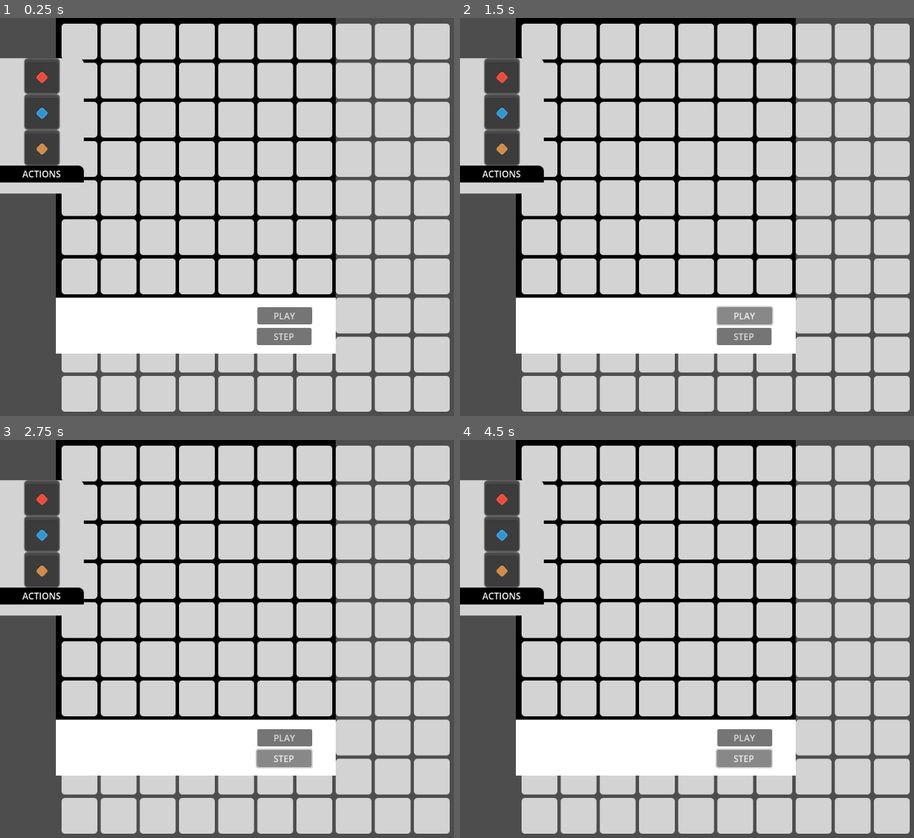
Above: before the commit, frames 1-4 (two rows, left to right).
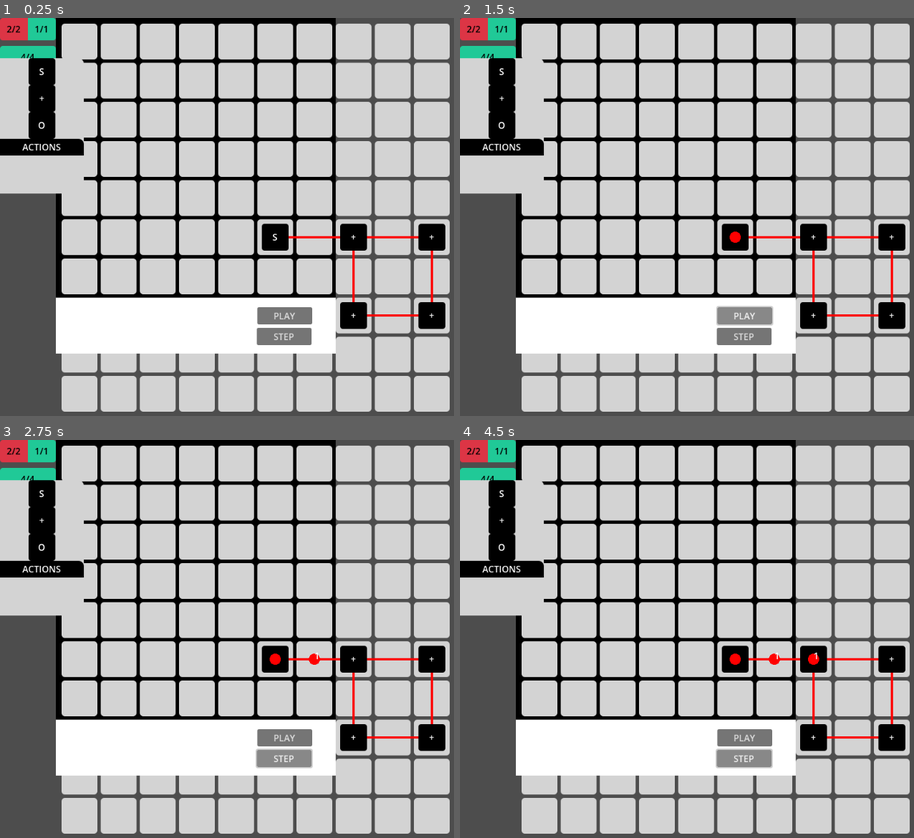
Above: after the commit, the same moments.

Repository: ricoapon/planet-cell
Game: Godot game, scene res://Scenes/menu.tscn
The game is run twice, just before and just after one commit, with the same random seed, the same clock (stepped at 60 frames per second) and the same inputs.
Inputs:
- Up to frame 1 (0.25 s): no input
- Up to frame 2 (1.5 s): click "PLAY" at 0.5 s; click "PLAY" at 1.25 s
- Up to frame 3 (2.75 s): click "STEP" at 2 s
- Up to frame 4 (4.5 s): click "STEP" at 2.75 s; click "PLAY" at 3.5 s; click "STEP" at 4.25 s

The runs differ from the first frame. In frame 1, 6.8% of the frame differs, in the area x 0-99%, y 0-79%; in frame 2, 6.8%; in frame 3, 6.9%; in frame 4, 6.9%.
Error before the commit: Parse Error: Cannot find member "YELLOW" in base "SingleOutput.OutputColor". (res://Scenes/Menu.gd:10)

Commit message:
Make blocks simpler

Diff:
--- a/Scenes/Menu.gd
+++ b/Scenes/Menu.gd
@@ -7,17 +7,17 @@
 func _ready():
 	# TODO: Have this until we can modify it in the GUI.
 	var output = SingleOutput.new()
-	output.add_color(SingleOutput.OutputColor.YELLOW, 1)
+	output.add_color(SingleOutput.OutputColor.GREEN, 1)
 	var expected_output = OrderedOutput.new()
 	expected_output.next_row()
 	expected_output.add_output_to_current_row(output)
 	$Middle/GridView.grid.set_expected_output(expected_output)
 
 	var row1 = SingleOutput.new()
-	row1.add_color(SingleOutput.OutputColor.YELLOW, 1)
+	row1.add_color(SingleOutput.OutputColor.GREEN, 1)
 	row1.add_color(SingleOutput.OutputColor.RED, 2)
 	var row2 = SingleOutput.new()
-	row2.add_color(SingleOutput.OutputColor.YELLOW, 4)
+	row2.add_color(SingleOutput.OutputColor.GREEN, 4)
 	var ordered_output = OrderedOutput.new()
 	ordered_output.next_row()
 	ordered_output.add_output_to_current_row(row1)
--- a/Scenes/components/blocks/BlockTextures.gd
+++ b/Scenes/components/blocks/BlockTextures.gd
@@ -1,17 +1,35 @@
+# Later on I should use actual textures. For now, I will just color it.
 class_name BlockTextures
+extends RefCounted
 
-static var BLOCK_TEXTURE: Dictionary[AbstractBlock.Type, Texture2D] = {
-	AbstractBlock.Type.STARTER: preload("res://assets/blocks/environment_04.png"),
-	AbstractBlock.Type.OUTPUT: preload("res://assets/blocks/environment_01.png"),
-	AbstractBlock.Type.SPLIT: preload("res://assets/blocks/environment_07.png")
-}
+const CORNER_RADIUS = 5
 
-static func get_texture_for_block(block: AbstractBlock) -> Texture2D:
-	for type in BLOCK_TEXTURE.keys():
-		if block.type() == type:
-			return BLOCK_TEXTURE[type]
-	push_error("Could not find texture for block ", block.type())
-	return null
+static func get_theme(block_type: AbstractBlock.Type) -> StyleBoxFlat:
+	var style_box_flat: StyleBoxFlat = StyleBoxFlat.new()
+	style_box_flat.corner_radius_top_left = CORNER_RADIUS
+	style_box_flat.corner_radius_top_right = CORNER_RADIUS
+	style_box_flat.corner_radius_bottom_left = CORNER_RADIUS
+	style_box_flat.corner_radius_bottom_right = CORNER_RADIUS
+	style_box_flat.set_corner_detail(10)
 
-static func get_texture_for_type(type: AbstractBlock.Type) -> Texture2D:
-	return BLOCK_TEXTURE[type]
+	match block_type:
+		AbstractBlock.Type.STARTER:
+			style_box_flat.bg_color = Color.BLACK
+		AbstractBlock.Type.SPLIT:
+			style_box_flat.bg_color = Color.BLACK
+		AbstractBlock.Type.OUTPUT:
+			style_box_flat.bg_color = Color.BLACK
+
+	return style_box_flat
+
+static func get_text(block_type: AbstractBlock.Type) -> String:
+	match block_type:
+		AbstractBlock.Type.STARTER:
+			return "S"
+		AbstractBlock.Type.SPLIT:
+			return "+"
+		AbstractBlock.Type.OUTPUT:
+			return "O"
+		_:
+			push_error("Found block type that is not updated in enum", block_type)
+			return "X"
--- a/Scenes/components/blocks/BlockView.gd
+++ b/Scenes/components/blocks/BlockView.gd
@@ -1,23 +1,21 @@
-# We use a ColorRect because:
+# We use a Panel because:
 # 1. We can easily catch mouse events on the sprite (which doesn't have a click event, but ColorRect does).
-# 2. We can scale the size of the ColorRect and Sprite2D will automatically scale with it.
+# 2. We can scale the size of the Panel and Sprite2D will automatically scale with it.
 # 3. For debugging, we can give it a color (instead of transparent) so we can see what is happening.
-extends ColorRect
+extends Panel
 class_name BlockView
 
-const ACTUAL_SIZE: float = 64
-var grid_cell_size: int
+const ACTUAL_SIZE = 48
 var coordinate: Coordinate
 var block: AbstractBlock
 
-func init(_coordinate: Coordinate, _grid_cell_size: int, _block: AbstractBlock):
+func init(_coordinate: Coordinate, _block: AbstractBlock):
 	coordinate = _coordinate
-	grid_cell_size = _grid_cell_size
 	block = _block
 
 func _ready():
-	scale = Vector2(grid_cell_size / ACTUAL_SIZE, grid_cell_size / ACTUAL_SIZE)
-	$Sprite2D.texture = BlockTextures.get_texture_for_block(block)
+	add_theme_stylebox_override("panel", BlockTextures.get_theme(block.type()))
+	$Label.text = BlockTextures.get_text(block.type())
 
 signal drag_start(coordinate: Coordinate)
 signal erase_me(coordinate: Coordinate)
--- a/Scenes/components/blocks/BlockView.tscn
+++ b/Scenes/components/blocks/BlockView.tscn
@@ -1,17 +1,21 @@
-[gd_scene load_steps=3 format=3 uid="uid://ch60wr0xnnchv"]
+[gd_scene load_steps=2 format=3 uid="uid://ch60wr0xnnchv"]
 
 [ext_resource type="Script" uid="uid://cnn6jbl3n8cdc" path="res://scenes/components/blocks/BlockView.gd" id="1_yn5ml"]
-[ext_resource type="Texture2D" uid="uid://dbagaicdpyvet" path="res://assets/blocks/environment_01.png" id="2_q2jkb"]
 
-[node name="BlockView" type="ColorRect"]
-offset_left = -32.0
-offset_top = -32.0
-offset_right = 32.0
-offset_bottom = 32.0
-color = Color(0, 0, 0, 0)
+[node name="BlockView" type="Panel"]
+offset_left = -24.0
+offset_top = -24.0
+offset_right = 24.0
+offset_bottom = 24.0
 script = ExtResource("1_yn5ml")
 
-[node name="Sprite2D" type="Sprite2D" parent="."]
-position = Vector2(32, 32)
-scale = Vector2(0.75, 0.75)
-texture = ExtResource("2_q2jkb")
+[node name="Label" type="Label" parent="."]
+layout_mode = 1
+anchors_preset = 15
+anchor_right = 1.0
+anchor_bottom = 1.0
+grow_horizontal = 2
+grow_vertical = 2
+text = "S"
+horizontal_alignment = 1
+vertical_alignment = 1
--- a/Scenes/components/blocks/DraggableBlock.gd
+++ b/Scenes/components/blocks/DraggableBlock.gd
@@ -1,9 +1,10 @@
-extends TextureRect
+extends Panel
 
 @export var block_type: AbstractBlock.Type
 
 func _ready():
-	texture = BlockTextures.get_texture_for_type(block_type)
+	add_theme_stylebox_override("panel", BlockTextures.get_theme(block_type))
+	$Label.text = BlockTextures.get_text(block_type)
 
 func _get_drag_data(_at_position: Vector2):
 	var preview = self.duplicate()
--- a/Scenes/components/blocks/DraggableBlock.tscn
+++ b/Scenes/components/blocks/DraggableBlock.tscn
@@ -1,8 +1,19 @@
-[gd_scene load_steps=3 format=3 uid="uid://qppng80r2fw1"]
+[gd_scene load_steps=2 format=3 uid="uid://qppng80r2fw1"]
 
 [ext_resource type="Script" uid="uid://wyf1ogytonle" path="res://scenes/components/blocks/DraggableBlock.gd" id="1_8q1k4"]
-[ext_resource type="Texture2D" uid="uid://dbagaicdpyvet" path="res://assets/blocks/environment_01.png" id="1_k2wk6"]
 
-[node name="DraggableBlock" type="TextureRect"]
-texture = ExtResource("1_k2wk6")
+[node name="DraggableBlock" type="Panel"]
+custom_minimum_size = Vector2(48, 48)
+offset_right = 48.0
+offset_bottom = 48.0
 script = ExtResource("1_8q1k4")
+
+[node name="Label" type="Label" parent="."]
+layout_mode = 1
+anchors_preset = 15
+anchor_right = 1.0
+anchor_bottom = 1.0
+grow_horizontal = 2
+grow_vertical = 2
+horizontal_alignment = 1
+vertical_alignment = 1
--- a/Scenes/components/grids/GridView.gd
+++ b/Scenes/components/grids/GridView.gd
@@ -37,8 +37,14 @@
 
 func place_block(coordinate: Coordinate, block: AbstractBlock):
 	var block_scene: BlockView = BlockScene.instantiate()
-	block_scene.init(coordinate, CELL_SIZE, block)
-	block_scene.position = Vector2(coordinate.x, coordinate.y) * (CELL_SIZE + spacing)
+	block_scene.init(coordinate, block)
+
+	# The block is slightly smaller than the drawn blocks. So we need some calculations.
+	var top_left = Vector2(coordinate.x, coordinate.y) * (CELL_SIZE + spacing)
+	var extra = (CELL_SIZE - block_scene.ACTUAL_SIZE) / 2.0
+	var top_left_adjusted = top_left + Vector2(extra, extra)
+	block_scene.position = top_left_adjusted
+
 	grid.add_block(coordinate, block)
 	$BlockContainer.add_child(block_scene)
 	blocks[coordinate] = block_scene
--- a/Scenes/screens/EditGridScreen.tscn
+++ b/Scenes/screens/EditGridScreen.tscn
@@ -57,17 +57,19 @@
 layout_mode = 2
 theme_override_constants/separation = 12
 
-[node name="DraggableBlock" parent="VBoxContainer/BlocksSidePanel/VBoxContainer/MarginContainer/VBoxContainer/HBoxContainer" instance=ExtResource("4_gaef8")]
+[node name="Starter" parent="VBoxContainer/BlocksSidePanel/VBoxContainer/MarginContainer/VBoxContainer/HBoxContainer" instance=ExtResource("4_gaef8")]
 layout_mode = 2
+block_type = 2
 
-[node name="DraggableBlock2" parent="VBoxContainer/BlocksSidePanel/VBoxContainer/MarginContainer/VBoxContainer/HBoxContainer" instance=ExtResource("4_gaef8")]
+[node name="Output" parent="VBoxContainer/BlocksSidePanel/VBoxContainer/MarginContainer/VBoxContainer/HBoxContainer" instance=ExtResource("4_gaef8")]
 layout_mode = 2
 
 [node name="HBoxContainer2" type="HBoxContainer" parent="VBoxContainer/BlocksSidePanel/VBoxContainer/MarginContainer/VBoxContainer" index="1"]
 layout_mode = 2
 
-[node name="DraggableBlock" parent="VBoxContainer/BlocksSidePanel/VBoxContainer/MarginContainer/VBoxContainer/HBoxContainer2" instance=ExtResource("4_gaef8")]
+[node name="Split" parent="VBoxContainer/BlocksSidePanel/VBoxContainer/MarginContainer/VBoxContainer/HBoxContainer2" instance=ExtResource("4_gaef8")]
 layout_mode = 2
+block_type = 1
 
 [node name="ExpectedSidePanel" parent="VBoxContainer" instance=ExtResource("2_4v46g")]
 layout_mode = 2
--- a/scripts/logic/TestRunner.gd
+++ b/scripts/logic/TestRunner.gd
@@ -12,14 +12,14 @@
 	var to = Coordinate.new(2, 2)
 	edge_set.add(Edge.new(from, to))
 	assert(edge_set.contains(Edge.new(from, to)))
-	edge_set.remove(Edge.new(from, to))
+	edge_set.erase(Edge.new(from, to))
 	assert(not edge_set.contains(Edge.new(from, to)))
 
 func test_single_output():
 	var output1 = SingleOutput.new()
-	output1.add_color(SingleOutput.OutputColor.YELLOW, 3)
+	output1.add_color(SingleOutput.OutputColor.RED, 3)
 	var output2 = SingleOutput.new()
-	output2.add_color(SingleOutput.OutputColor.YELLOW, 3)
+	output2.add_color(SingleOutput.OutputColor.RED, 3)
 	var output3 = SingleOutput.new()
 	output3.add_color(SingleOutput.OutputColor.GREEN, 1)
 
@@ -27,11 +27,11 @@
 	assert(not output1.equals(output3))
 
 	output1.add_output(output2)
-	assert(output1.times_color_is_present(SingleOutput.OutputColor.YELLOW) == 6)
+	assert(output1.times_color_is_present(SingleOutput.OutputColor.RED) == 6)
 
 func test_ordered_output():
 	var output1 = SingleOutput.new()
-	output1.add_color(SingleOutput.OutputColor.YELLOW, 3)
+	output1.add_color(SingleOutput.OutputColor.RED, 3)
 	var output3 = SingleOutput.new()
 	output3.add_color(SingleOutput.OutputColor.GREEN, 1)
 
Binary file removed: assets/blocks/environment_01.png
Not shown, removed: assets/blocks/environment_01.png.import
Binary file removed: assets/blocks/environment_04.png
Not shown, removed: assets/blocks/environment_04.png.import
Binary file removed: assets/blocks/environment_07.png
Not shown, removed: assets/blocks/environment_07.png.import
Binary file removed: assets/blocks/environment_09.png
Not shown, removed: assets/blocks/environment_09.png.import
